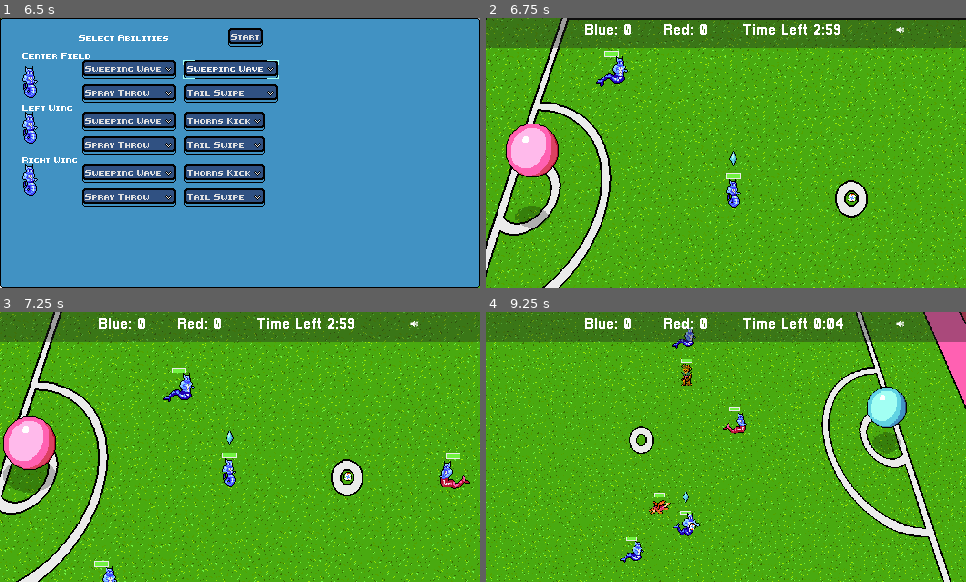
Above: before the commit, frames 1-4 (two rows, left to right).
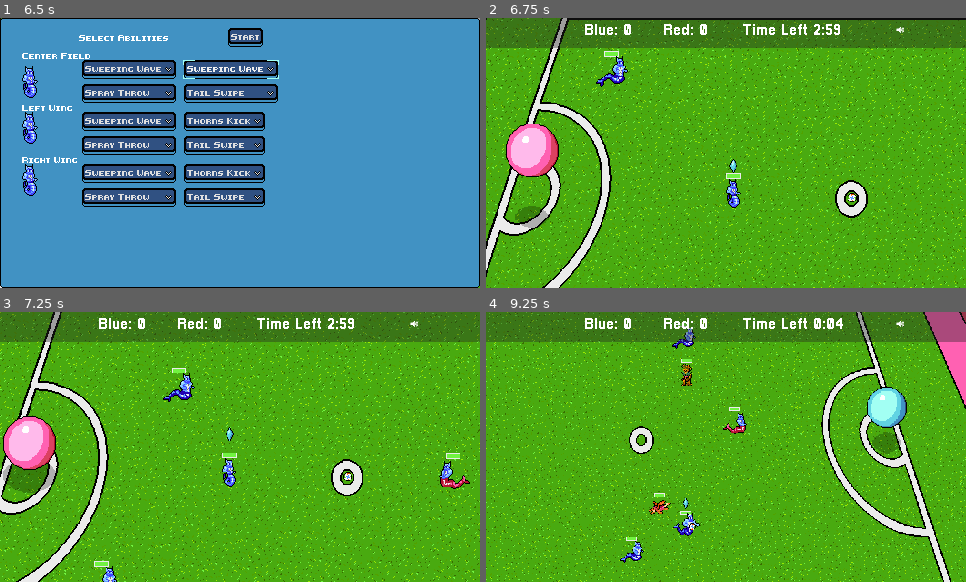
Above: after the commit, the same moments.

Repository: gamkedo-la/Elementaball
Game: Godot game, scene res://UI/StartMenu.tscn
The game is run twice, just before and just after one commit, with the same random seed, the same clock (stepped at 60 frames per second) and the same inputs.
Inputs (mouse positions are in pixels of both pictures, inside the frame that each line leads up to):
- Up to frame 1 (6.5 s): click "New Game" at 0.5 s; click "Next" at 1.25 s; click "Sweeping Wave" at 2 s; click "Spray Throw" at 2.75 s; click "Thorns Kick" at 3.5 s; click "Tail Swipe" at 4.25 s; click "Sweeping Wave" at 5 s; click "Start" at 5.75 s
- Up to frame 2 (6.75 s): click "Start" at 6.5 s
- Up to frame 3 (7.25 s): no input
- Up to frame 4 (9.25 s): move the mouse to (802, 328) at 7.27 s; hold Right (ui_right) 7.28-8.03 s; hold T (time_hack) 7.28-8.03 s; move the mouse to (630, 460) at 8.02 s; hold Down (ui_down) 8.03-8.78 s; tap T (time_hack) at 8.1 s; move the mouse to (774, 387) at 8.77 s; hold Right (ui_right) from 8.78 s (still down); hold T (time_hack) from 8.78 s (still down)

Frame 1 is identical in both runs. In frame 2, less than 0.1% of the frame differs, in the area x 50-53%, y 49-58%; in frame 3, less than 0.1%; in frame 4, less than 0.1%.

Commit message:
Different pitches now apply buffs to players

Diff:
--- a/Art/blue_pitch.tres
+++ b/Art/blue_pitch.tres
@@ -7,6 +7,7 @@
 [resource]
 script = ExtResource( 1 )
 name = "Blue Pitch"
+type = "Blue"
 sprite = ExtResource( 2 )
 centerEnemy = ExtResource( 3 )
 leftEnemy = ExtResource( 3 )
--- a/Art/green_pitch.tres
+++ b/Art/green_pitch.tres
@@ -7,6 +7,7 @@
 [resource]
 script = ExtResource( 1 )
 name = "Green Pitch"
+type = "Green"
 sprite = ExtResource( 2 )
 centerEnemy = ExtResource( 3 )
 leftEnemy = ExtResource( 3 )
--- a/Art/multicolor_pitch.tres
+++ b/Art/multicolor_pitch.tres
@@ -9,6 +9,7 @@
 [resource]
 script = ExtResource( 1 )
 name = "Multicolor Pitch"
+type = "Mixed"
 sprite = ExtResource( 2 )
 centerEnemy = ExtResource( 5 )
 leftEnemy = ExtResource( 4 )
--- a/Art/pitches.gd
+++ b/Art/pitches.gd
@@ -4,6 +4,7 @@
 class_name Pitches
 
 export var name : String = "Pitch Name"
+export var type : String = "Type"
 export var sprite : Texture
 export var centerEnemy : Resource
 export var leftEnemy : Resource
--- a/Art/red_pitch.tres
+++ b/Art/red_pitch.tres
@@ -7,6 +7,7 @@
 [resource]
 script = ExtResource( 1 )
 name = "Red Pitch"
+type = "Red"
 sprite = ExtResource( 2 )
 centerEnemy = ExtResource( 3 )
 leftEnemy = ExtResource( 3 )
--- a/Node2D.tscn
+++ b/Node2D.tscn
@@ -410,7 +410,7 @@
 
 [node name="AnimatedSprite" parent="Player/Health Bar" index="1"]
 visible = true
-frame = 5
+frame = 8
 
 [node name="AnimationTree" parent="Player" index="1"]
 parameters/playback = SubResource( 1 )
@@ -430,7 +430,7 @@
 starting_stats = ExtResource( 10 )
 
 [node name="AnimatedSprite" parent="Player2/Health Bar" index="1"]
-frame = 5
+frame = 8
 
 [node name="AnimationTree" parent="Player2" index="1"]
 parameters/playback = SubResource( 2 )
@@ -445,7 +445,7 @@
 starting_stats = ExtResource( 10 )
 
 [node name="AnimatedSprite" parent="Player3/Health Bar" index="1"]
-frame = 5
+frame = 8
 
 [node name="AnimationTree" parent="Player3" index="1"]
 parameters/playback = SubResource( 3 )
@@ -473,6 +473,7 @@
 z_index = 3
 frames = SubResource( 16 )
 animation = "plant ball"
+frame = 1
 playing = true
 script = ExtResource( 16 )
 
@@ -549,7 +550,7 @@
 
 [node name="AnimatedSprite" parent="Enemy/Health Bar" index="1"]
 position = Vector2( 7.8787, -8.25085 )
-frame = 0
+frame = 3
 
 [node name="AnimationTree" parent="Enemy" index="5"]
 parameters/playback = SubResource( 17 )
@@ -574,7 +575,7 @@
 margin_bottom = -21.0
 
 [node name="AnimatedSprite" parent="Enemy3/Health Bar" index="1"]
-frame = 0
+frame = 3
 
 [node name="AnimationTree" parent="Enemy3" index="5"]
 parameters/playback = SubResource( 18 )
@@ -596,7 +597,7 @@
 margin_bottom = -21.0
 
 [node name="AnimatedSprite" parent="Enemy2/Health Bar" index="1"]
-frame = 0
+frame = 3
 
 [node name="EnemyCollider" parent="Enemy2" index="3"]
 rotation = 1.52987
@@ -735,42 +736,6 @@
 [node name="AbilityMenuPopup" parent="GUICanvasLayer/PlayerSelectMenu" index="1"]
 script = ExtResource( 22 )
 closeButton = NodePath("MarginContainer/SelectionMenuContainer/Top Margin/StartButton")
-
-[node name="AbilityMenu1" parent="GUICanvasLayer/PlayerSelectMenu/AbilityMenuPopup/MarginContainer/SelectionMenuContainer/HBoxContainer/PlayersContainer/CenterField/MarginContainer/CenterAbilitySelect/VBoxContainer2" index="0"]
-items = [ "Item 0", null, false, 0, null, "Item 1", null, false, 1, null ]
-
-[node name="AbilityMenu2" parent="GUICanvasLayer/PlayerSelectMenu/AbilityMenuPopup/MarginContainer/SelectionMenuContainer/HBoxContainer/PlayersContainer/CenterField/MarginContainer/CenterAbilitySelect/VBoxContainer2" index="1"]
-items = [ "Item 0", null, false, 0, null, "Item 1", null, false, 1, null ]
-
-[node name="AbilityMenu3" parent="GUICanvasLayer/PlayerSelectMenu/AbilityMenuPopup/MarginContainer/SelectionMenuContainer/HBoxContainer/PlayersContainer/CenterField/MarginContainer/CenterAbilitySelect/VBoxContainer" index="0"]
-items = [ "Item 0", null, false, 0, null, "Item 1", null, false, 1, null ]
-
-[node name="AbilityMenu4" parent="GUICanvasLayer/PlayerSelectMenu/AbilityMenuPopup/MarginContainer/SelectionMenuContainer/HBoxContainer/PlayersContainer/CenterField/MarginContainer/CenterAbilitySelect/VBoxContainer" index="1"]
-items = [ "Item 0", null, false, 0, null, "Item 1", null, false, 1, null ]
-
-[node name="AbilityMenu1" parent="GUICanvasLayer/PlayerSelectMenu/AbilityMenuPopup/MarginContainer/SelectionMenuContainer/HBoxContainer/PlayersContainer/LeftField/MarginContainer/LeftAbilitySelect/VBoxContainer2" index="0"]
-items = [ "Item 0", null, false, 0, null, "Item 1", null, false, 1, null ]
-
-[node name="AbilityMenu2" parent="GUICanvasLayer/PlayerSelectMenu/AbilityMenuPopup/MarginContainer/SelectionMenuContainer/HBoxContainer/PlayersContainer/LeftField/MarginContainer/LeftAbilitySelect/VBoxContainer2" index="1"]
-items = [ "Item 0", null, false, 0, null, "Item 1", null, false, 1, null ]
-
-[node name="AbilityMenu3" parent="GUICanvasLayer/PlayerSelectMenu/AbilityMenuPopup/MarginContainer/SelectionMenuContainer/HBoxContainer/PlayersContainer/LeftField/MarginContainer/LeftAbilitySelect/VBoxContainer" index="0"]
-items = [ "Item 0", null, false, 0, null, "Item 1", null, false, 1, null ]
-
-[node name="AbilityMenu4" parent="GUICanvasLayer/PlayerSelectMenu/AbilityMenuPopup/MarginContainer/SelectionMenuContainer/HBoxContainer/PlayersContainer/LeftField/MarginContainer/LeftAbilitySelect/VBoxContainer" index="1"]
-items = [ "Item 0", null, false, 0, null, "Item 1", null, false, 1, null ]
-
-[node name="AbilityMenu1" parent="GUICanvasLayer/PlayerSelectMenu/AbilityMenuPopup/MarginContainer/SelectionMenuContainer/HBoxContainer/PlayersContainer/RightField/MarginContainer/RightAbilitySelect/VBoxContainer2" index="0"]
-items = [ "Item 0", null, false, 0, null, "Item 1", null, false, 1, null ]
-
-[node name="AbilityMenu2" parent="GUICanvasLayer/PlayerSelectMenu/AbilityMenuPopup/MarginContainer/SelectionMenuContainer/HBoxContainer/PlayersContainer/RightField/MarginContainer/RightAbilitySelect/VBoxContainer2" index="1"]
-items = [ "Item 0", null, false, 0, null, "Item 1", null, false, 1, null ]
-
-[node name="AbilityMenu3" parent="GUICanvasLayer/PlayerSelectMenu/AbilityMenuPopup/MarginContainer/SelectionMenuContainer/HBoxContainer/PlayersContainer/RightField/MarginContainer/RightAbilitySelect/VBoxContainer" index="0"]
-items = [ "Item 0", null, false, 0, null, "Item 1", null, false, 1, null ]
-
-[node name="AbilityMenu4" parent="GUICanvasLayer/PlayerSelectMenu/AbilityMenuPopup/MarginContainer/SelectionMenuContainer/HBoxContainer/PlayersContainer/RightField/MarginContainer/RightAbilitySelect/VBoxContainer" index="1"]
-items = [ "Item 0", null, false, 0, null, "Item 1", null, false, 1, null ]
 
 [node name="EndCondition" parent="GUICanvasLayer/PlayerSelectMenu/EndGameMenuPopup/MarginContainer/SelectionMenuContainer/MarginContainer/HBoxContainer/VBoxContainer" index="0"]
 script = ExtResource( 21 )
--- a/UI/Player Select Menu/PlayerSelectMenu.gd
+++ b/UI/Player Select Menu/PlayerSelectMenu.gd
@@ -33,6 +33,7 @@
 onready var effects = get_node("SelectionMenuPopup/SelectionMenuContainer/MarginContainer3/TopRowContainer/VBoxContainer/Effects")
 onready var pitchText = get_node("SelectionMenuPopup/SelectionMenuContainer/PitchSelect/Label")
 onready var gamePitch = get_node("../../ParallaxBackground/Sprite")
+onready var newPitch = selectablePitches[pitchIndex]
 
 onready var centerEnemy = get_node("../../Enemy")
 onready var leftEnemy = get_node("../../Enemy2")
@@ -94,7 +95,7 @@
 		pitchIndex = 0
 	if pitchIndex < 0:
 		pitchIndex = selectablePitches.size() - 1
-	var newPitch = selectablePitches[pitchIndex]
+	newPitch = selectablePitches[pitchIndex]
 	pitchSprite.texture = newPitch.sprite
 	gamePitch.texture = pitchSprite.texture
 	buttons.get_node("Label").text = newPitch.name
@@ -107,7 +108,26 @@
 	enemies.text = newPitch.enemies
 	effects.text = newPitch.effects
 
+func apply_pitch_buffs():
+	var allPlayers = get_tree().get_nodes_in_group("all_players")
+	if newPitch.type == "Blue":
+		for player in allPlayers:
+			if player.type == newPitch.type:
+				player.speed = 185
+
+	if newPitch.type == "Red":
+		for player in allPlayers:
+			if player.type == newPitch.type:
+				player.power = 4
+
+	if newPitch.type == "Green":
+		for player in allPlayers:
+			if player.type == newPitch.type:
+				player.maxHP = 75
+				player.HP = 75
+
 func _on_CloseButton_pressed():
+	apply_pitch_buffs()
 	$SelectionMenuPopup.hide()
 	$AbilityMenuPopup.show()
 	get_node(startButton).grab_focus()
